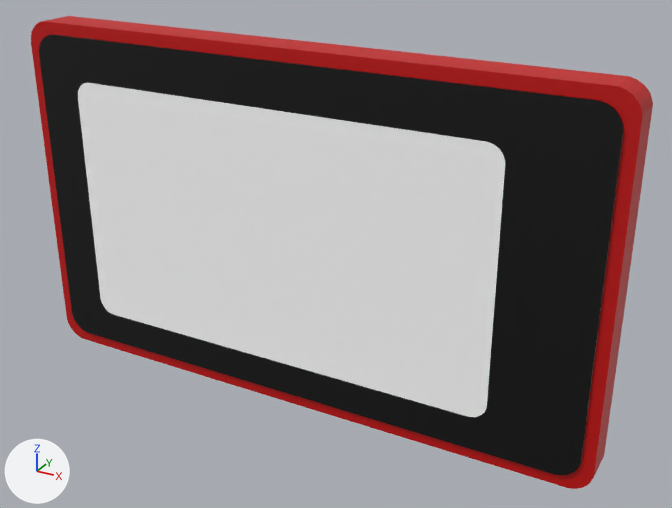
One commit to the glTF model assets/enclosure_model.glb: the scene before it, then after it.
One viewpoint serves both versions: a camera (50 mm lens) standing at (141.0, -238.0, 112.0) and looking at (4.0, 11.0, -12.0). The axes (+X, +Y, +Z) are drawn at lower left. The lights are the same throughout. Vertices at the same position are counted once.

Names of what the first picture shows: 'Enclosure', 'RPi LCD Module v8'.
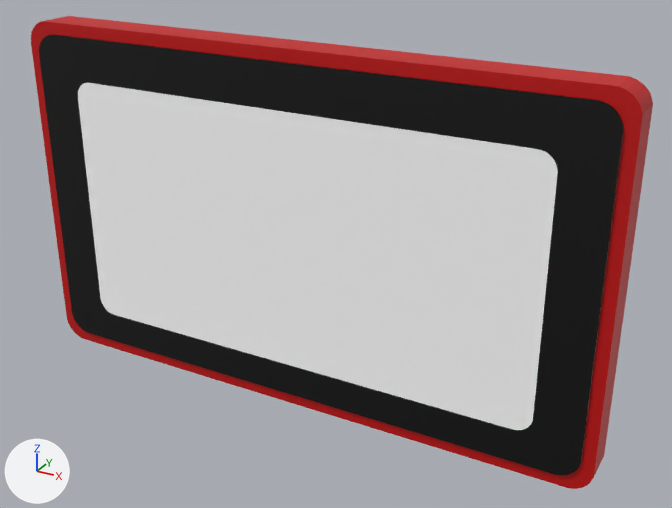
Diff of the bpy script that builds the scene:
```diff
--- a/assets/enclosure_model.glb.py
+++ b/assets/enclosure_model.glb.py
@@ me_rpi_lcd_module_v8 @@
 me_rpi_lcd_module_v8.from_pydata(...)  # 185 vertices, 363 faces; spans x -97.0..96.0, y -2.0..-1.0, z 5.0..115.0
 # used by ob_rpi_lcd_module_v8; location = (0.0, -10.0, -60.0)
+# me_rpi_lcd_module_v8 part 1: all 30 vertices in x 62.0..67.0, y -2.0, z 16.0..101.0 are moved by (14.0, 0.0, 0.0)
 me_rpi_lcd_module_v8.materials.append(mat_screen)
```

What differs and where, as boxes (x1, y1, x2, y2) in the pictures (672 x 508 px; the box of a moved part takes in the faces that stretch with it):
part 1 of me_rpi_lcd_module_v8, moved or reshaped: (466, 139, 561, 434) in both
